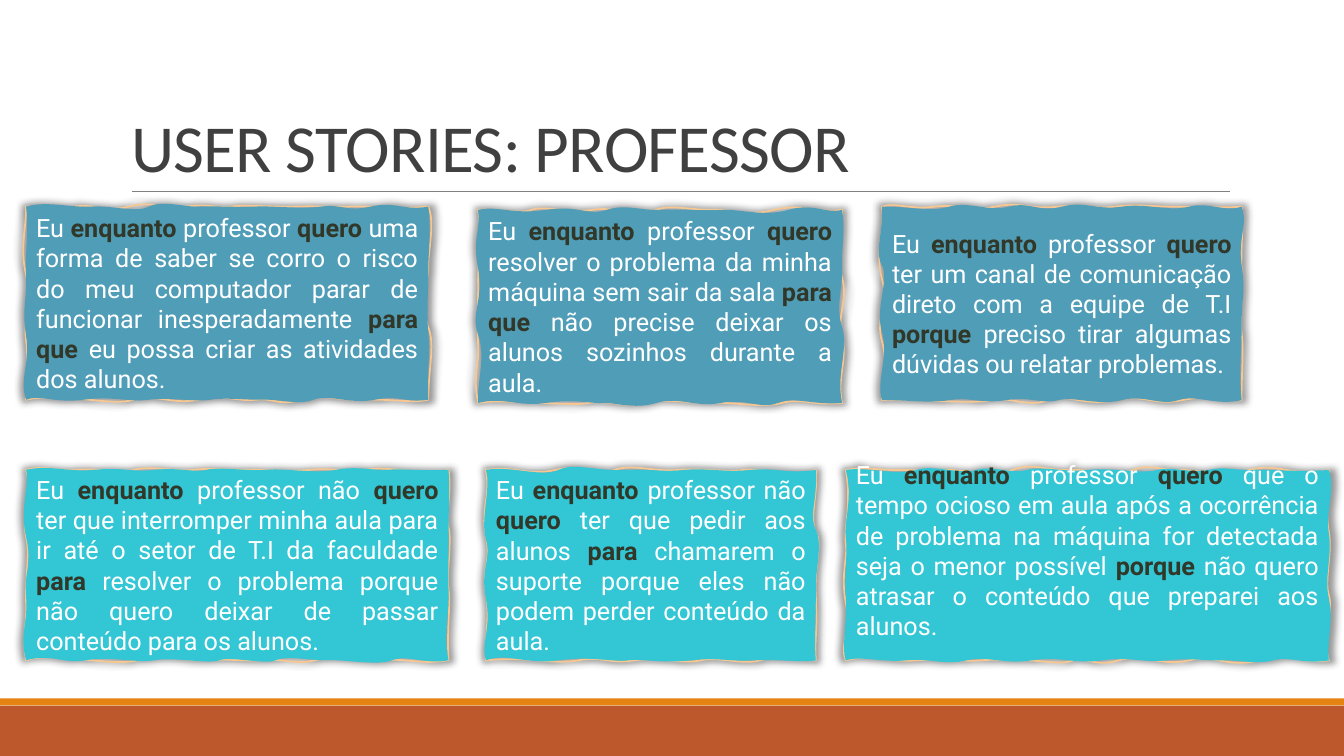
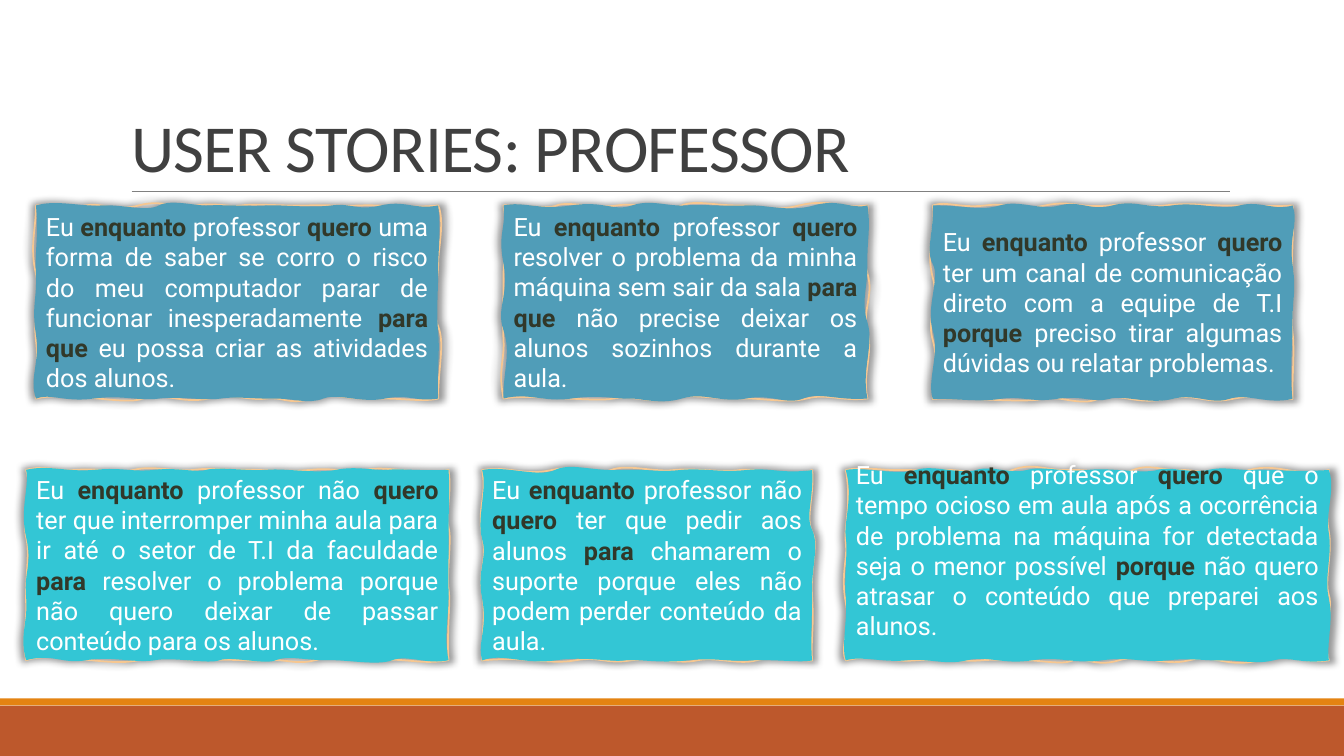
Before and after one commit to BandTec/grupo-05-adsa-20201, a slide deck: slide 11 of Apresentação Sprint 1.pptx. Drawn at 1344x756 pixels with LibreOffice and Linux fonts; fonts in the diff are those of the drawing. Boxes give left, top, right and bottom in pixels: in the first picture for what was removed or moved away, otherwise in the second. Text is boxed around its words. In the diff, an @@ line names an element or a change of style, - is before the commit and + after.

Commit message:
Canvas/ User Stories

```diff
--- a/Apresentação Sprint 1.pptx
+++ b/Apresentação Sprint 1.pptx
@@ freeform shape "Eu enquanto professor quero uma ...": place and size @@
-freeform shape "Eu enquanto professor quero uma ..." at (26, 207, 429, 400)
+freeform shape "Eu enquanto professor quero uma ..." at (36, 206, 439, 399)
@@ freeform shape "Eu enquanto professor quero resolver ...": place and size @@
-freeform shape "Eu enquanto professor quero resolver ..." at (478, 210, 842, 403)
+freeform shape "Eu enquanto professor quero resolver ..." at (504, 206, 868, 399)
@@ freeform shape "Eu enquanto professor quero ter ...": place and size @@
-freeform shape "Eu enquanto professor quero ter ..." at (882, 207, 1242, 400)
+freeform shape "Eu enquanto professor quero ter ..." at (933, 206, 1293, 399)
@@ freeform shape "Eu enquanto professor não quero ...": place and size @@
-freeform shape "Eu enquanto professor não quero ..." at (486, 470, 816, 660)
+freeform shape "Eu enquanto professor não quero ..." at (482, 470, 812, 660)
```
Also in this commit, not shown: 5 other slides changed, 1 slide added.
